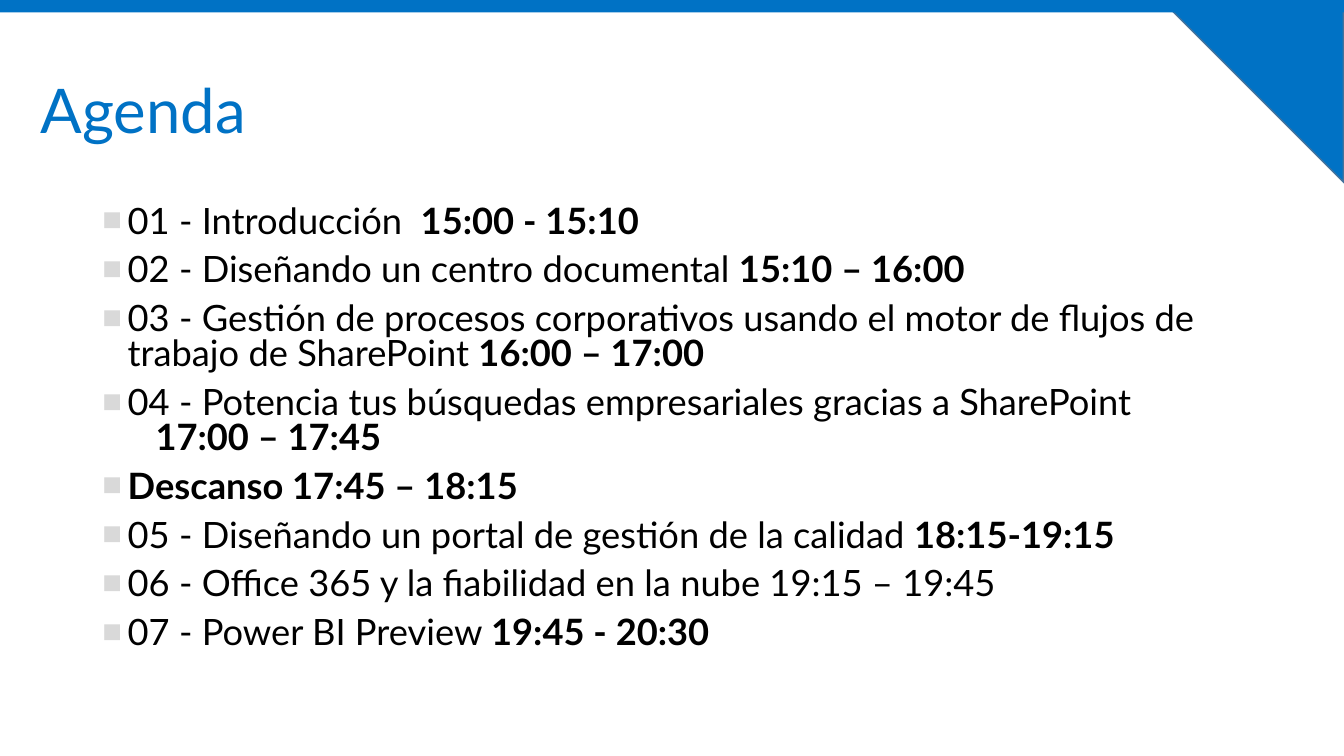
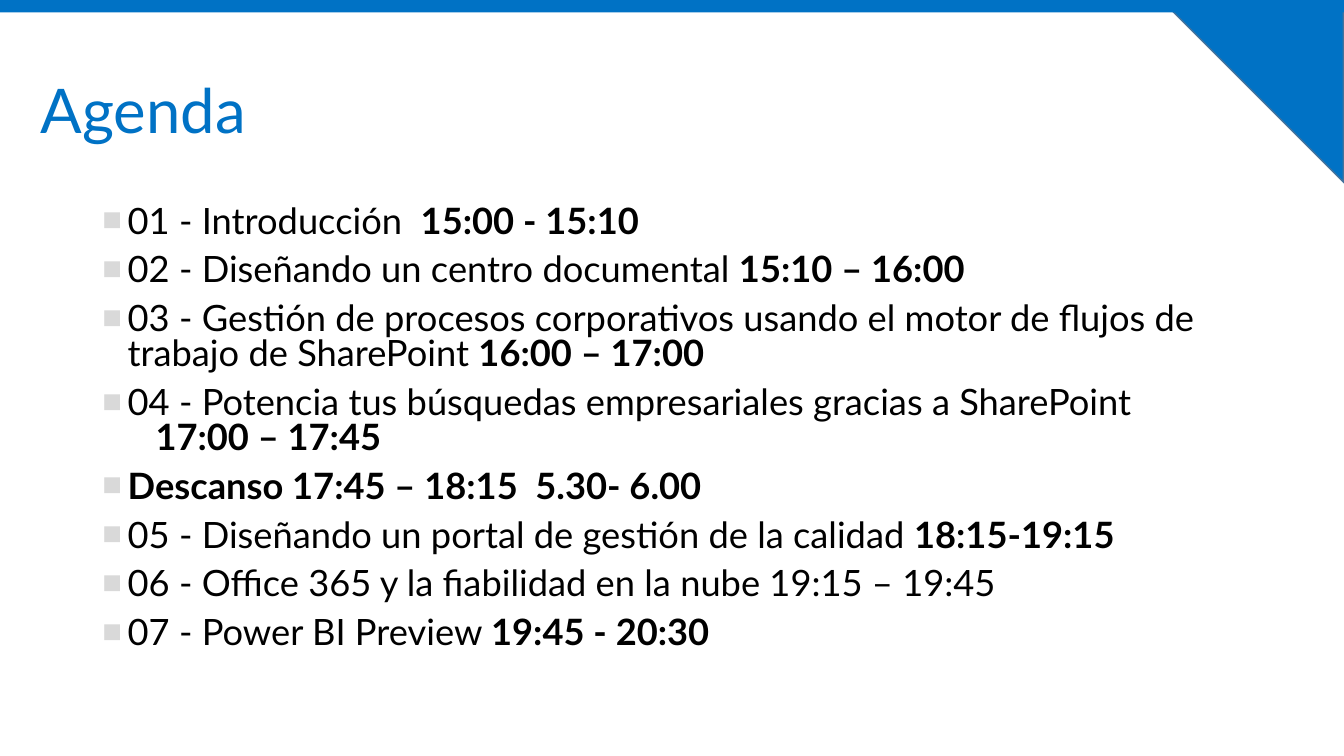
Before and after one commit to IberianSPC/workshops2015, a slide deck: slide 6 of Productividad y negocio/00 - Agenda.pptx. Drawn at 1344x756 pixels with LibreOffice and Linux fonts; fonts in the diff are those of the drawing; background and template pictures are left out. Boxes give left, top, right and bottom in pixels: in the first picture for what was removed or moved away, otherwise in the second. Text is boxed around its words. In the diff, an @@ line names an element or a change of style, - is before the commit and + after.

```diff
--- a/Productividad y negocio/00 - Agenda.pptx
+++ b/Productividad y negocio/00 - Agenda.pptx
@@ text at box(128, 472, 701, 500): text changed @@
-■ Descanso 17:45 – 18:15
+■ Descanso 17:45 – 18:15 5.30- 6.00
```
Also in this commit, not shown: 2 other files.
